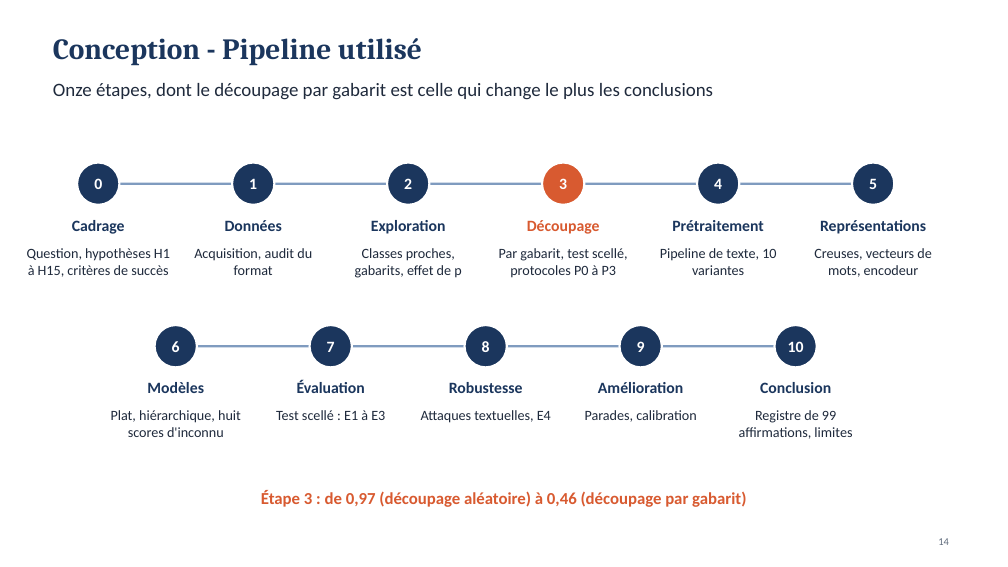
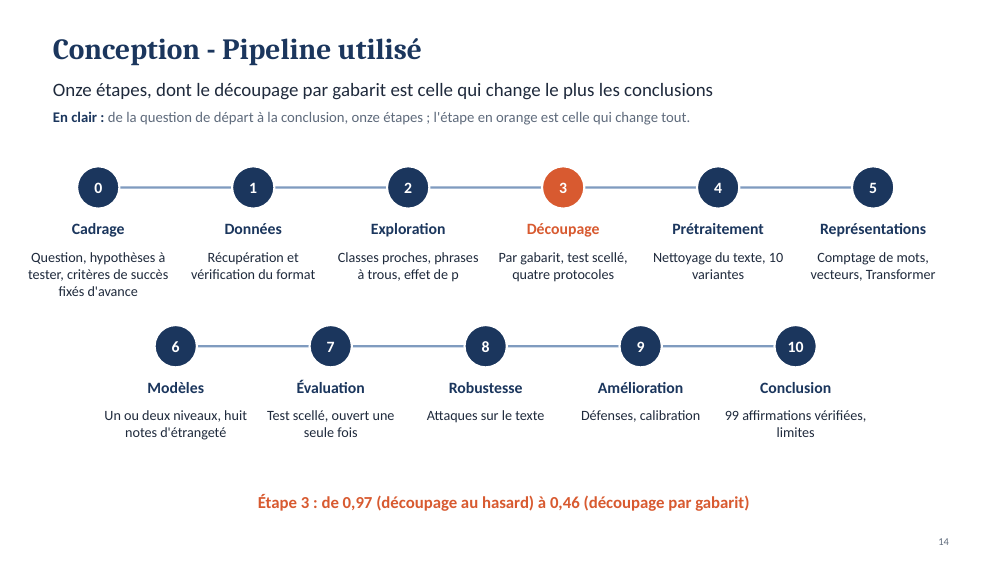
Before and after one commit to MADENIYOU/siem-open-world-log-classification, a slide deck: slide 14 of presentation/Soutenance_SIEM_monde_ouvert.pptx. Drawn at 1008x567 pixels with LibreOffice and Linux fonts; fonts in the diff are those of the drawing. Boxes give left, top, right and bottom in pixels: in the first picture for what was removed or moved away, otherwise in the second. Text is boxed around its words. In the diff, an @@ line names an element or a change of style, - is before the commit and + after.

```diff
--- a/presentation/Soutenance_SIEM_monde_ouvert.pptx
+++ b/presentation/Soutenance_SIEM_monde_ouvert.pptx
@@ text added at (53,111,690,125), 14 pt, text #5F6B7C @@
+En clair : de la question de départ à la conclusion, onze étapes ; l'étape en orange est celle qui change tout.
@@ 6 texts, 6 ellipses, 1 line: place and size @@
-6 texts, 6 ellipses, 1 line at (77,163,895,205)
+6 texts, 6 ellipses, 1 line at (77,166,895,209)
@@ text at (28,252,168,296): text changed @@
-Question, hypothèses H1 à H15, critères de succès
+Question, hypothèses à tester, critères de succès fixés d'avance
@@ text at (191,252,315,279): text changed @@
-Acquisition, audit du format
+Récupération et vérification du format
@@ text at (338,252,478,282): text changed @@
-Classes proches, gabarits, effet de p
+Classes proches, phrases à trous, effet de p
@@ text at (499,252,628,282): text changed @@
-Par gabarit, test scellé, protocoles P0 à P3
+Par gabarit, test scellé, quatre protocoles
@@ text at (653,252,783,279): text changed @@
-Pipeline de texte, 10 variantes
+Nettoyage du texte, 10 variantes
@@ text at (811,252,936,281): text changed @@
-Creuses, vecteurs de mots, encodeur
+Comptage de mots, vecteurs, Transformer
@@ text at (104,410,247,440): text changed @@
-Plat, hiérarchique, huit scores d'inconnu
+Un ou deux niveaux, huit notes d'étrangeté
@@ text at (267,410,395,437): text changed @@
-Test scellé : E1 à E3
+Test scellé, ouvert une seule fois
@@ text at (427,410,544,423): text changed @@
-Attaques textuelles, E4
+Attaques sur le texte
@@ text at (581,410,700,422): text changed @@
-Parades, calibration
+Défenses, calibration
@@ text at (725,410,867,437): text changed @@
-Registre de 99 affirmations, limites
+99 affirmations vérifiées, limites
@@ text at (258,494,749,511): text changed @@
-Étape 3 : de 0,97 (découpage aléatoire) à 0,46 (découpage par gabarit)
+Étape 3 : de 0,97 (découpage au hasard) à 0,46 (découpage par gabarit)
```
Also in this commit, not shown: 16 other slides changed, 3 slides added, 3 other files.
